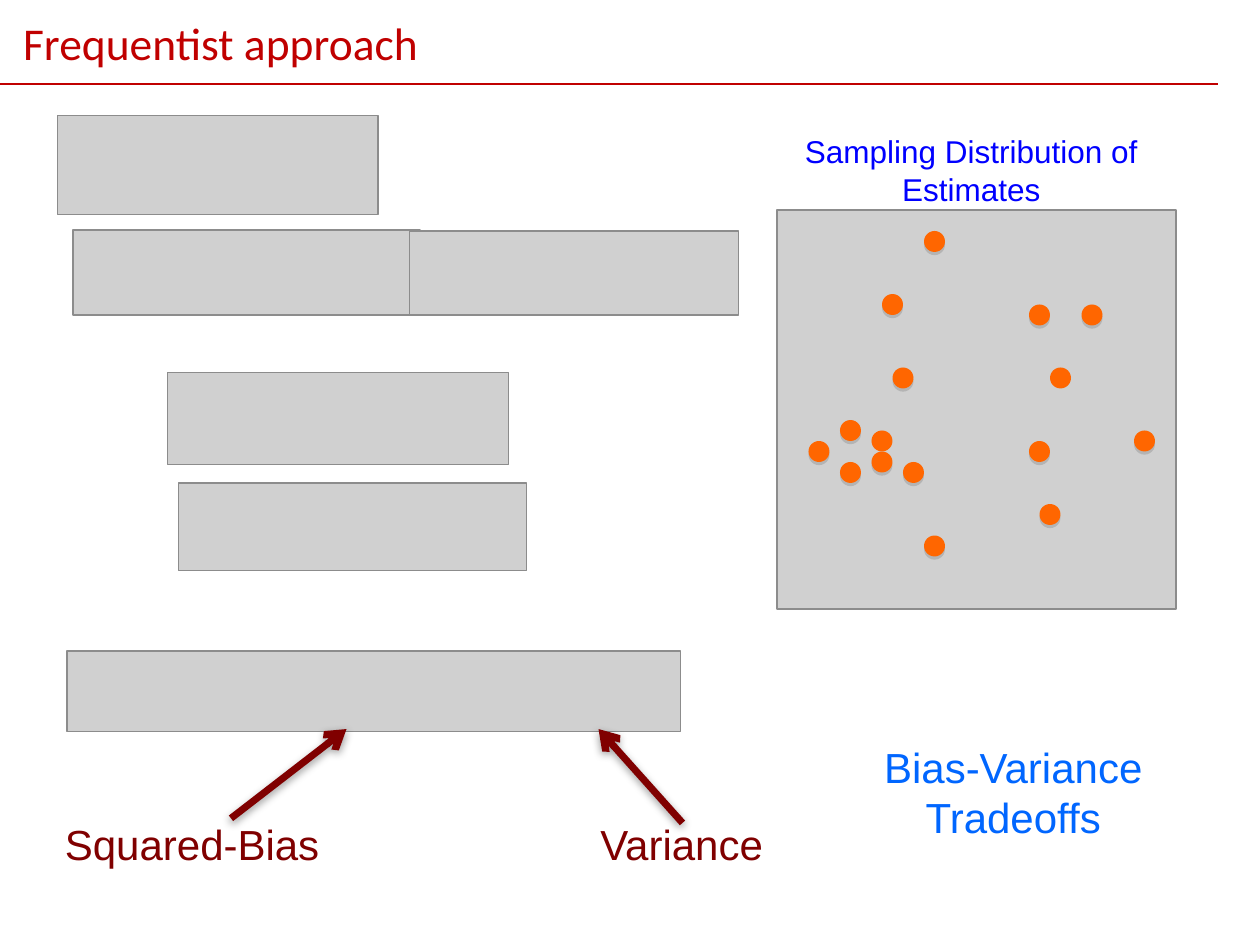
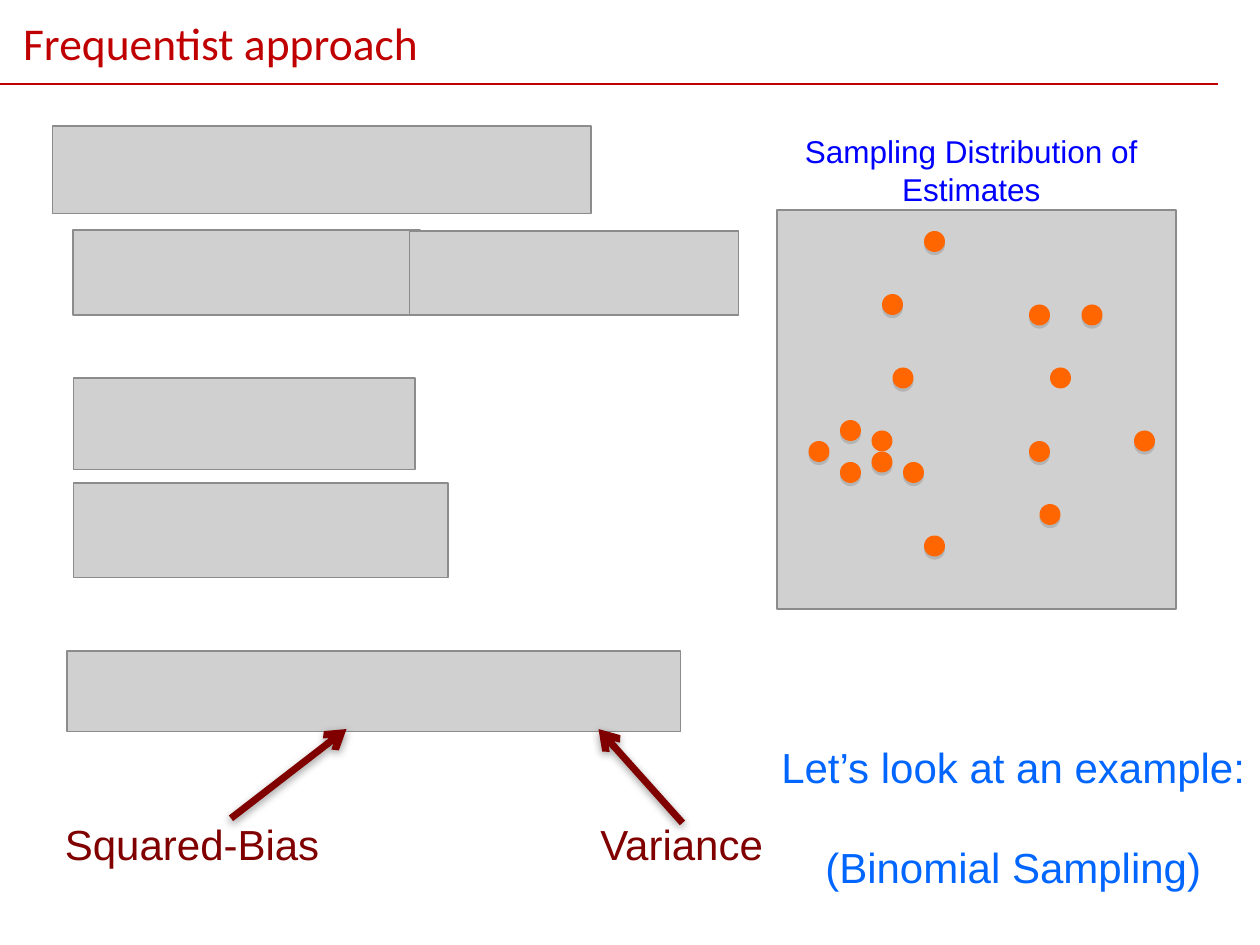
Before and after one commit to Boukos/STT465, a slide deck: slide 4 of STT465_1.pptx. Drawn at 1260x945 pixels with LibreOffice and Linux fonts; fonts in the diff are those of the drawing; grey boxes stand for pictures. Boxes give left, top, right and bottom in pixels: in the first picture for what was removed or moved away, otherwise in the second. Text is boxed around its words. In the diff, an @@ line names an element or a change of style, - is before the commit and + after.

```diff
--- a/STT465_1.pptx
+++ b/STT465_1.pptx
@@ picture: place and size @@
-picture at (57,116,378,214)
+picture at (53,126,591,213)
@@ picture: place and size @@
-picture at (168,373,509,465)
+picture at (73,378,415,470)
@@ picture: place and size @@
-picture at (179,483,527,571)
+picture at (73,483,447,577)
@@ text at (781,752,1245,892): text changed @@
-Bias-Variance
-Tradeoffs
+Let’s look at an example:
+(Binomial Sampling)
```
Also in this commit, not shown: 2 other slides changed, 5 slides added, 2 other files.
